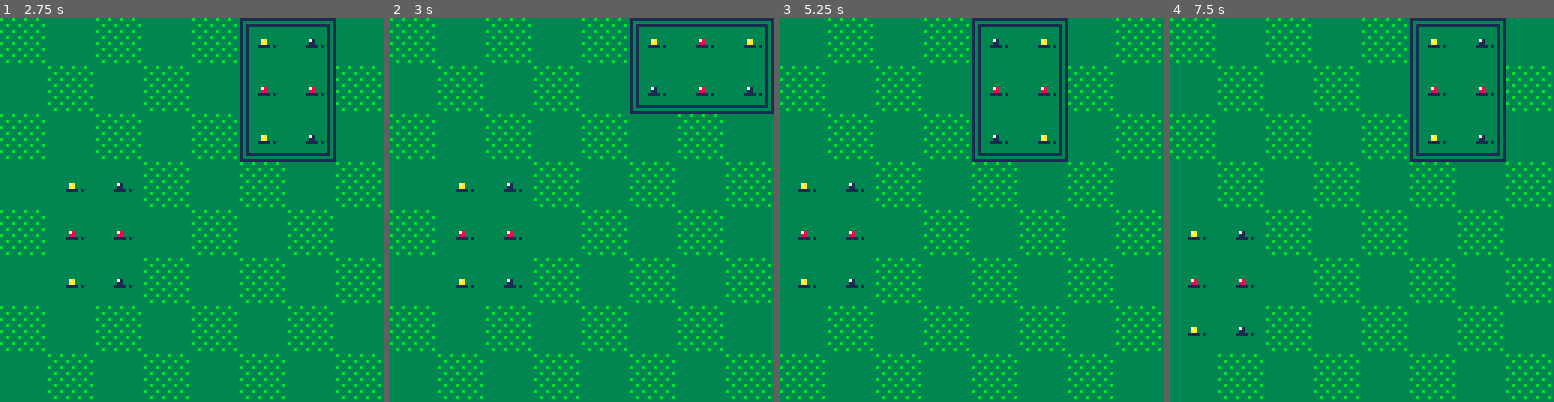
Above: before the commit, frames 1-4 (left to right).
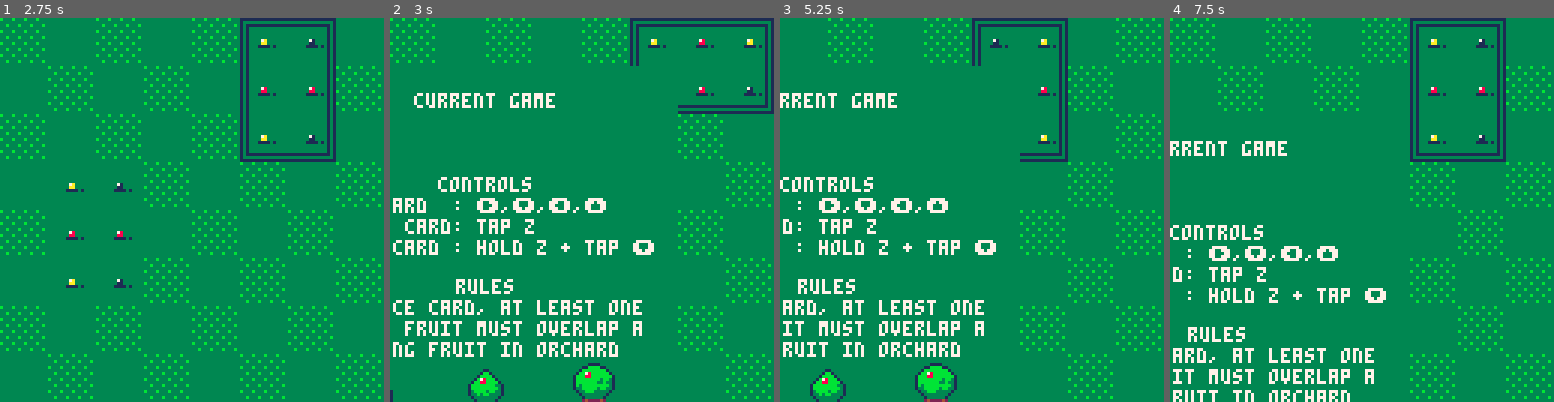
Above: after the commit, the same moments.

Repository: shen-sat/orchard
Game: PICO-8 cartridge game.p8
Two runs of this game, one before a commit and one after it. Both use one fixed random seed, a clock stepped at 60 frames per second and the inputs below.
Inputs:
- Up to frame 1 (2.75 s): tap X (X key) at 0.33, 1.07, 1.85 s; tap O (Z key) at 0.7, 1.7, 2.1, 2.5 s; hold Right 1.6-2.1 s; hold Up 2.15-2.42 s; hold Right from 2.47 s (still down)
- Up to frame 2 (3 s): keep holding Right; tap O (Z key) at 2.9 s; tap X (X key) at 2.97 s
- Up to frame 3 (5.25 s): release Right at 3.03 s; hold Left 3.08-3.58 s; tap O (Z key) every 0.4 s from 3.3 to 4.9 s; hold Down 3.63-3.97 s; hold Right 4.02-4.68 s; tap X (X key) at 4.08, 5.2 s; hold Up 4.73-5.03 s; hold Left from 5.08 s (still down)
- Up to frame 4 (7.5 s): tap O (Z key) every 0.4 s from 5.3 to 7.3 s; release Left at 5.68 s; hold Down 5.73-6.03 s; hold Right 6.08-6.58 s; tap X (X key) at 6.32, 7.43 s; hold Right 6.63-7.13 s; hold Up 7.18-7.45 s

Frame 1 is identical in both runs. In frame 2, 11% of the frame differs, in the area x 0-75%, y 12-100%; in frame 3, 9.7%; in frame 4, 7.5%.

Commit message:
add beginnings of pause screen

Diff:
--- a/game.p8
+++ b/game.p8
@@ -28,6 +28,42 @@
   #include card_slide_manager.lua
   #include z_button.lua
   selected_card:place_starting_card()
+
+  pause_screen = {
+    x0 = 0,
+    y0 = 0,
+    width = 128,
+    height = 128,
+    x1 = function(self)
+      return calculate_x1(self.x0,self.width)
+    end,
+    y1 = function(self)
+      return calculate_y1(self.y0,self.height)
+    end,
+    col = 3,
+    draw = function(self)
+      rectfill(self.x0,self.y0,self:x1(),self:y1(),self.col)
+      print('current game',40,9,7)
+      print('score:',9,16,7)
+      print('card :',9,23,7)
+      print('controls',48,23 + 14,7)
+      print('move card  : ➡️,⬇️,⬅️,⬆️',9,23 + 14 + 5 + 2,7)
+      print('rotate card: tap z',9,23 + 14 + 5 + 2 + 5 + 2,7)
+      print('place card : hold z + tap ⬇️',9,23 + 14 + 5 + 2 + 5 + 2 + 5 + 2,7)
+      print('rules',54,23 + 14 + 21 + 8 + 5,7)
+      print('to place card, at least one',9,23 + 14 + 21 + 8 + 5 + 7,7)
+      print('of its fruit must overlap a',9,23 + 14 + 21 + 8 + 5 + 7 + 7,7)
+      print('matching fruit in orchard',9,23 + 14 + 21 + 8 + 5 + 7 + 7 + 7,7)
+      spr(n,x,y,w,h,flip_x,flip_y)
+      spr(2,20,23 + 14 + 21 + 8 + 5 + 7 + 7 + 7 + 5 + 4,2,2)
+      spr(4,20 + 16 + 20,23 + 14 + 21 + 8 + 5 + 7 + 7 + 7 + 5 + 4 - 2,2,2)
+      spr(6,20 + 16 + 20 + 16 + 20,23 + 14 + 21 + 8 + 5 + 7 + 7 + 7 + 5 + 4 - 3,2,2)
+      print('3points',20 - 6,23 + 14 + 21 + 8 + 5 + 7 + 7 + 7 + 5 + 4 + 13,7)
+      print('6points',20 + 16 + 20 - 6,23 + 14 + 21 + 8 + 5 + 7 + 7 + 7 + 5 + 4 + 13,7)
+      print('9points',20 + 16 + 20 + 16 + 20 - 6,23 + 14 + 21 + 8 + 5 + 7 + 7 + 7 + 5 + 4 + 13,7)
+      -- spr(2,,23 + 14 + 21 + 8 + 5 + 7 + 7 + 7 + 5 + 4 + 13,2,2)
+    end
+  }
 end
 
 function game_update()
@@ -51,7 +87,8 @@
     fruit:draw()
   end
   selected_card:draw()
-  -- print(z_button.is_down,cam.x0,cam.y0,7)
+  if btn(5) then pause_screen:draw() end
+  -- print('hello there',cam.x0,cam.y0,7)
   -- print(z_button.is_just_released,cam.x0,cam.y0 + 7,7)
 end
 
Not shown, changed: TODO.txt
